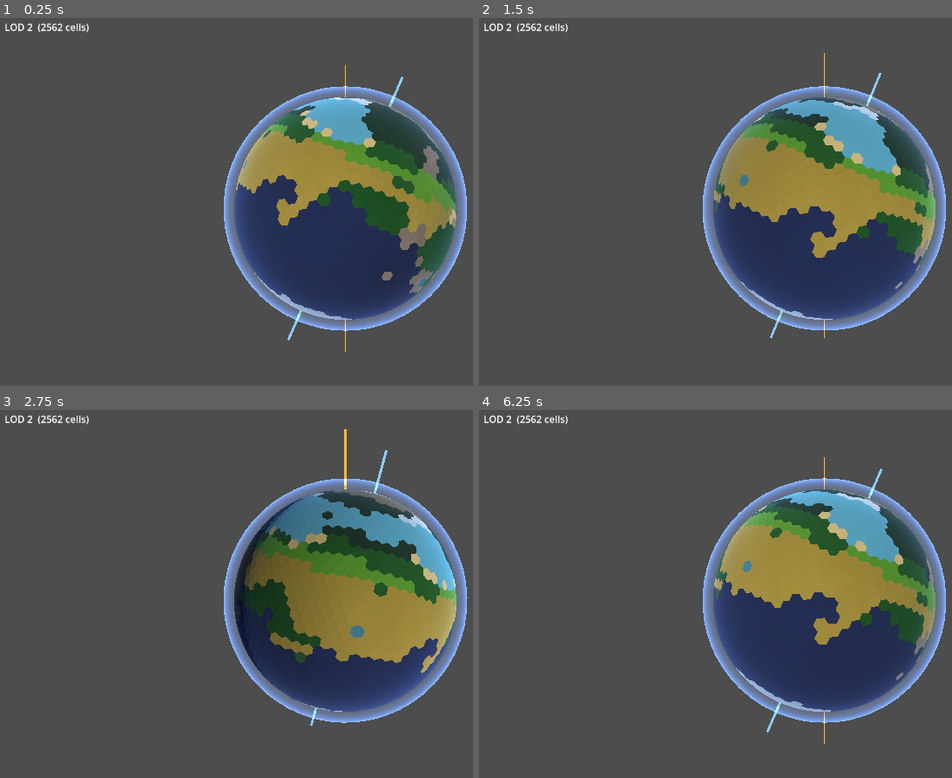
Above: before the commit, frames 1-4 (two rows, left to right).
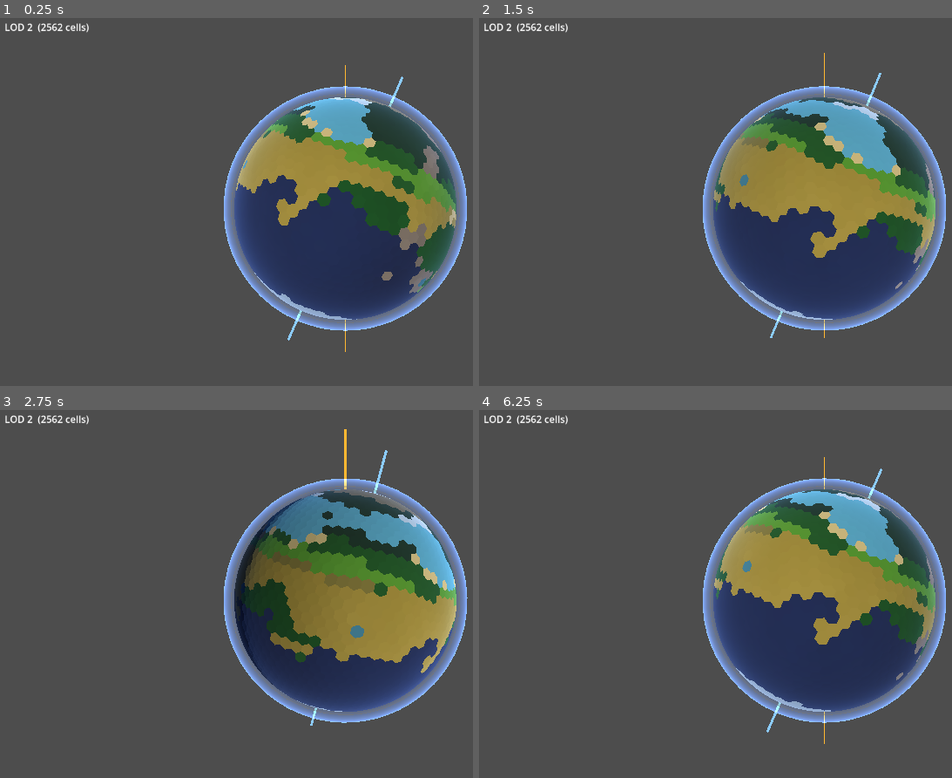
Above: after the commit, the same moments.

Repository: Halfwhit/hex-planet-gen
Game: Godot game, scene res://scenes/Main.tscn
Two runs of this game, one before a commit and one after it. Both use one fixed random seed, a clock stepped at 60 frames per second and the inputs below.
Inputs (mouse positions are in pixels of both pictures, inside the frame that each line leads up to):
- Up to frame 1 (0.25 s): no input
- Up to frame 2 (1.5 s): tap Enter at 0.5 s; move the mouse to (outside the picture) at 0.52 s; tap E at 0.6 s; click (outside the picture) at 0.67 s; drag from (687, 227) to (791, 286) at 1.27 s
- Up to frame 3 (2.75 s): move the mouse to (416, 513) at 2.02 s; tap E at 2.1 s; click (416, 513) at 2.17 s
- Up to frame 4 (6.25 s): drag from (791, 678) to (616, 542) at 2.77 s; move the mouse to (outside the picture) at 3.52 s; tap E at 3.6, 5.1 s; click (outside the picture) at 3.67 s; drag from (616, 542) to (720, 502) at 4.27 s; move the mouse to (857, 601) at 5.02 s; click (857, 601) at 5.17 s; drag from (720, 502) to (687, 619) at 5.77 s

The runs differ from the first frame. In frame 1, less than 0.1% of the frame differs, in the area x 55-57%, y 30-33%; in frame 2, 0.1%; in frame 3, 0.3%, in the area x 68-80%, y 44-50%; in frame 4, 0.1%.

Commit message:
Rebalance hot-zone biomes toward shrubland and desert
With base_m=0.44 and noise ±0.24 the hot-zone moisture range is ~0.20–0.68.
Old thresholds (savanna > 0.32, shrubland > 0.24) left ~63% of cells as
savanna and only ~25% split between shrubland and desert.

New thresholds (savanna > 0.45, shrubland > 0.30) distribute the same
moisture range to roughly: rainforest 13%, savanna 35%, shrubland 31%,
desert 21%.  Subtropical interior cells (lower base moisture) tip even
further toward shrubland and desert.

Co-Authored-By: Claude Sonnet 4.6 <noreply@anthropic.com>

Diff:
--- a/scripts/HexPlanet.gd
+++ b/scripts/HexPlanet.gd
@@ -532,13 +532,15 @@
 		return BIOME_SHRUBLAND
 
 	# Hot zone.
+	# Thresholds matched to the moisture distribution (base 0.44 ± ~0.24):
+	#   rainforest ~13 %  savanna ~35 %  shrubland ~31 %  desert ~21 %
 	if coastal:
 		return BIOME_BEACH
 	if moisture > 0.62:
 		return BIOME_TROPICAL_RAINFOREST
-	if moisture > 0.32:
+	if moisture > 0.45:
 		return BIOME_SAVANNA
-	if moisture > 0.24:
+	if moisture > 0.30:
 		return BIOME_SHRUBLAND
 	return BIOME_DESERT
 
